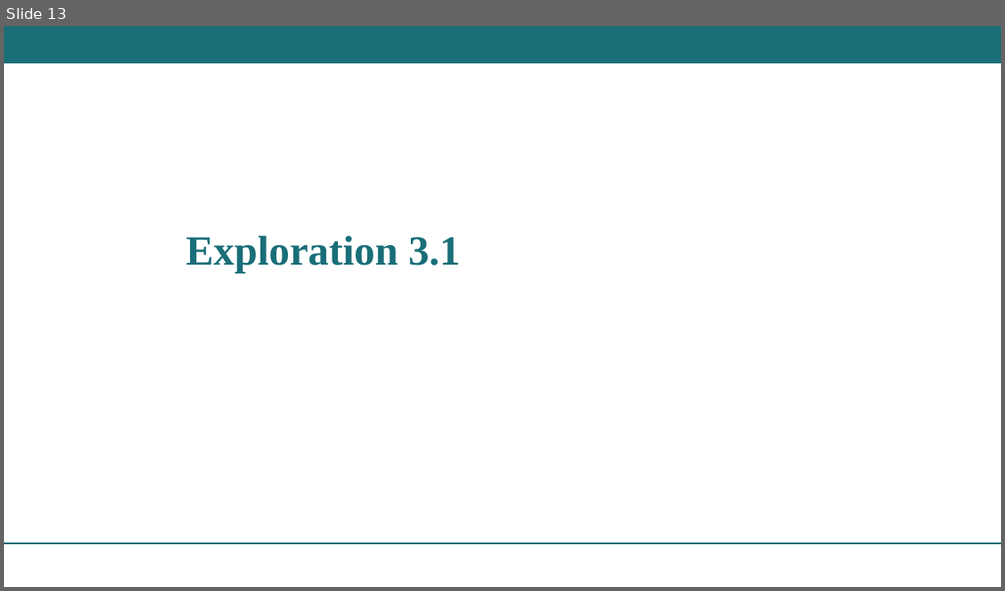
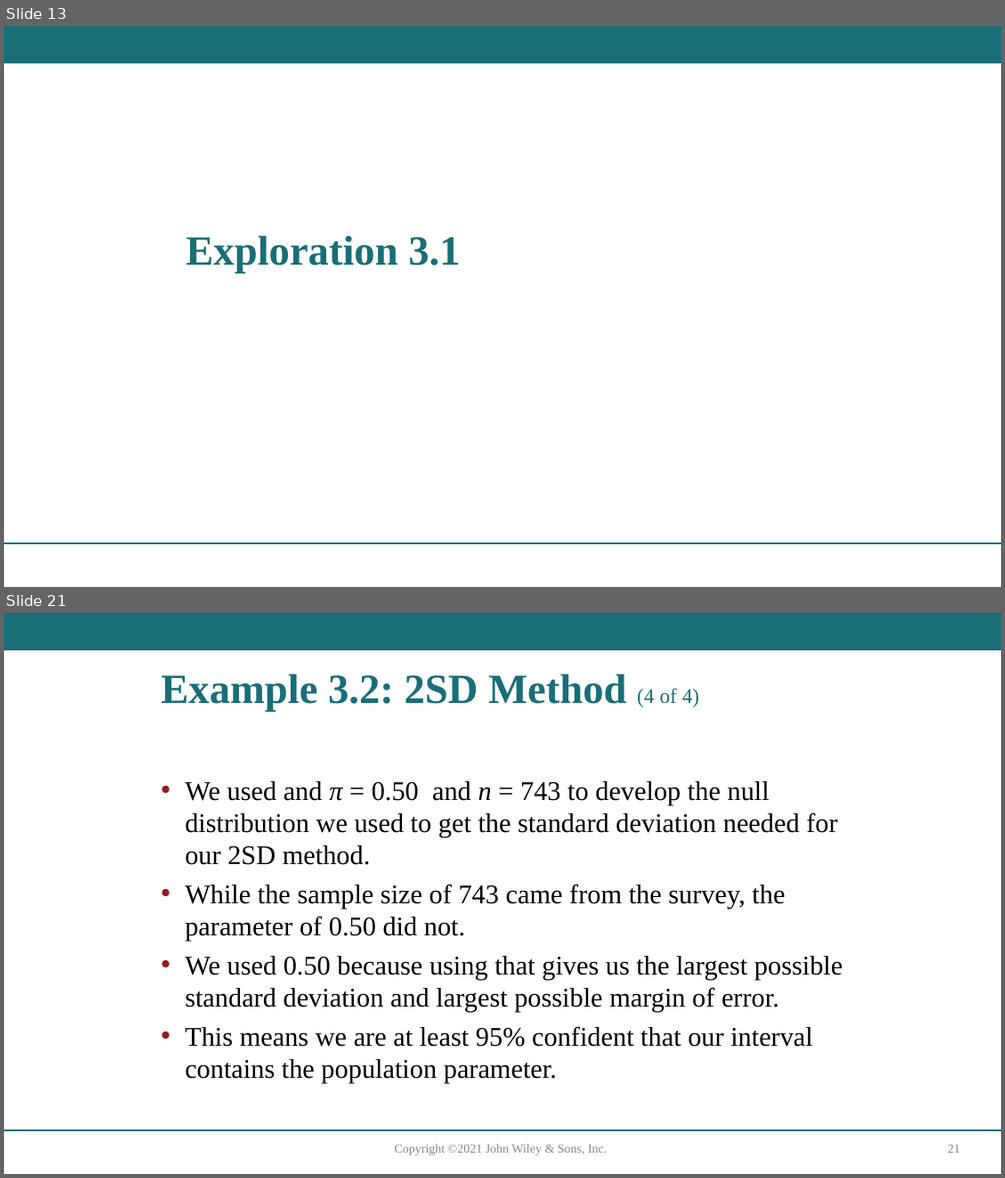
Before and after one commit to sroscoe2/MATH-104, a slide deck: Slides/Ch3.1-Roscoe26.pptx. Shown one above the other, each under a label of ours: slide 13 before the commit, slides 13 and 21 after it; the slides between them are not shown. The pictures are 1005x591 and 1005x1178 pixels, drawn with LibreOffice and Linux fonts; fonts in the diff are those of the drawing. Boxes give left, top, right and bottom in pixels: in the first picture for what was removed or moved away, otherwise in the second. Text is boxed around its words. In the diff, an @@ line names an element or a change of style, - is before the commit and + after.

Commit message:
update 3.1 slides

```diff
--- a/Slides/Ch3.1-Roscoe26.pptx
+++ b/Slides/Ch3.1-Roscoe26.pptx
@@ slide 21 added at <box>4,613,1001,1174</box>, background #FFFFFF; not listed: 2 template elements that a slide beside it also shows @@
@@ title added at <box>161,674,699,712</box>, 40 pt, text #196E78, bold @@
+Example 3.2: 2SD Method (4 of 4)
@@ text added at <box>185,781,842,1084</box>, 26 pt, text #000000 @@
+• We used and π = 0.50 and n = 743 to develop the null distribution we used to get the standard deviation needed for our 2SD method.
+• While the sample size of 743 came from the survey, the parameter of 0.50 did not.
+• We used 0.50 because using that gives us the largest possible standard deviation and largest possible margin of error.
+• This means we are at least 95% confident that our interval contains the population parameter.
@@ text added at <box>395,1143,607,1155</box>, 12 pt, text #888888 @@
+Copyright ©2021 John Wiley & Sons, Inc.
@@ page number added at <box>947,1144,960,1152</box>, 12 pt, text #888888 @@
+21
```
Also in this commit, not shown: 14 other slides added, 1 other file.
